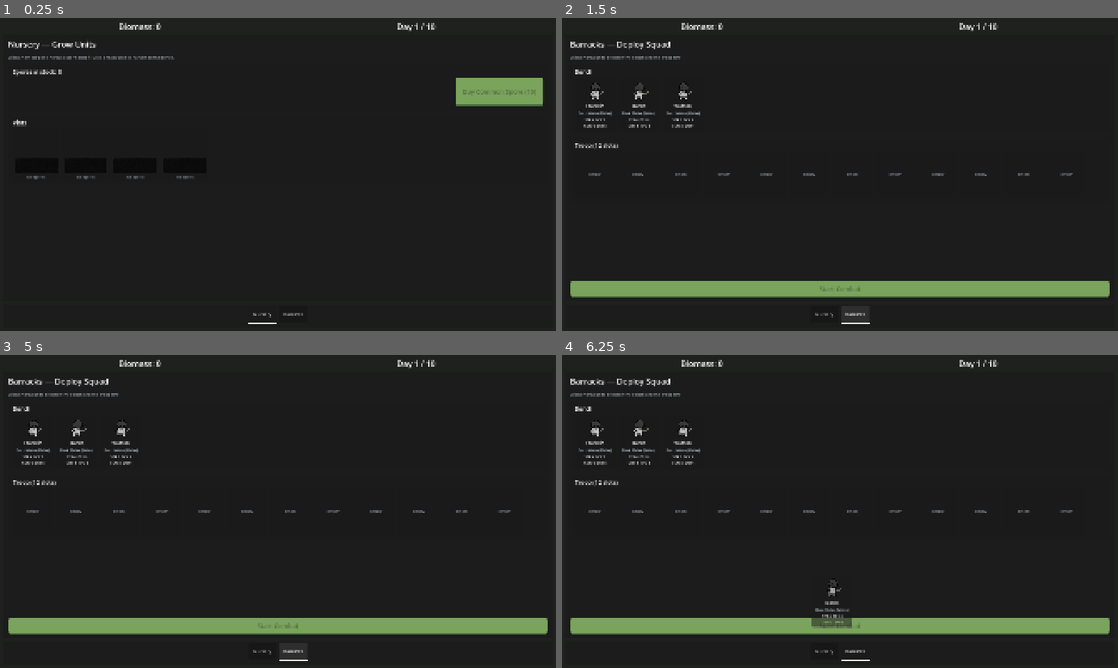
Above: before the commit, frames 1-4 (two rows, left to right).
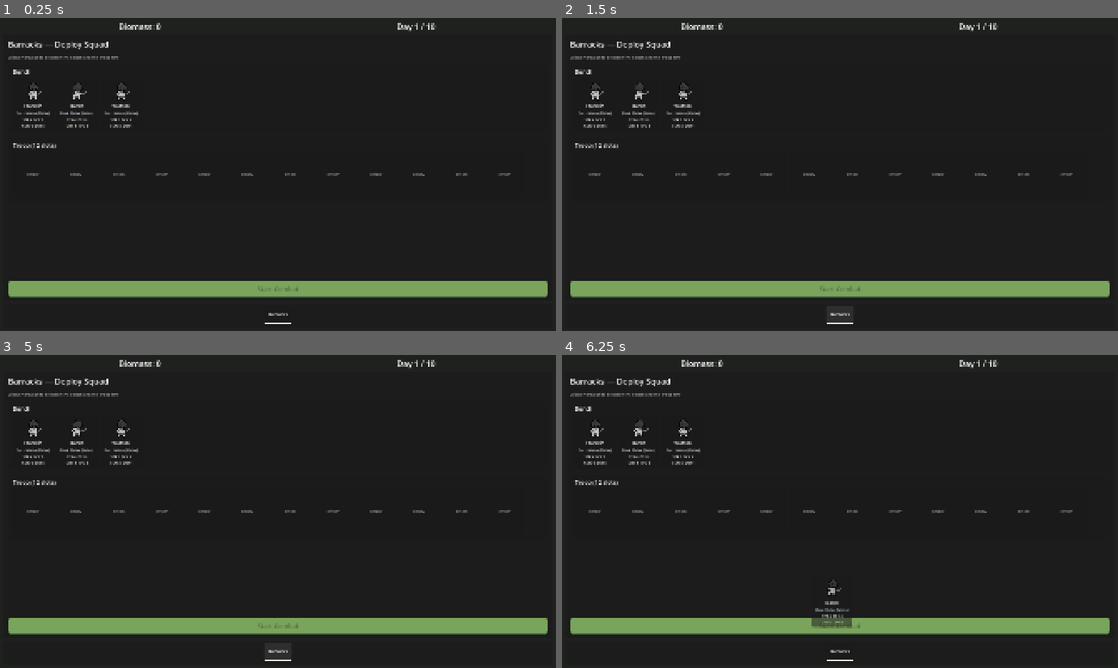
Above: after the commit, the same moments.

Repository: stonecauldron/mycelium-prototype
Game: Godot game, scene res://assets/base/base.tscn
The game is run twice, just before and just after one commit, with the same random seed, the same clock (stepped at 60 frames per second) and the same inputs.
Inputs (mouse positions are in pixels of both pictures, inside the frame that each line leads up to):
- Up to frame 1 (0.25 s): no input
- Up to frame 2 (1.5 s): click "Nursery" (after the commit: "Barracks") at 0.5 s; click "Barracks" at 1.25 s
- Up to frame 3 (5 s): click "Nursery" (after the commit: "Barracks") at 2 s; click "Barracks" at 2.75 s; click "Nursery" (after the commit: "Barracks") at 3.5 s; click "Barracks" at 4.25 s
- Up to frame 4 (6.25 s): drag from (595, 442) to (895, 442) at 5.02 s; drag from (639, 442) to (812, 574) at 5.77 s

The runs differ from the first frame. In frame 1, 8.2% of the frame differs, in the area x 1-99%, y 7-98%; in frame 2, 0.1%; in frame 3, 0.1%; in frame 4, 0.1%.

Commit message:
Open base on Barracks and unlock Nursery after the first battle.
Hide the Nursery tab until day 1 is cleared, keeping Barracks as the rightmost tab when both are shown.

Co-authored-by: Cursor <cursoragent@cursor.com>

Diff:
--- a/assets/autoload/game_state.gd
+++ b/assets/autoload/game_state.gd
@@ -16,6 +16,10 @@
 
 func has_won_run() -> bool:
 	return current_day >= WIN_DAYS
+
+
+func is_nursery_unlocked() -> bool:
+	return current_day >= 1
 
 
 func ensure_nursery_seeded() -> void:
--- a/assets/base/base.gd
+++ b/assets/base/base.gd
@@ -1,15 +1,16 @@
 extends Control
 
-enum TabId { NURSERY, BARRACKS }
+enum TabId { BARRACKS, NURSERY }
 
+## Left-to-right order; Barracks stays rightmost when Nursery is visible.
 const TAB_DEFS := [
-	{"id": TabId.NURSERY, "label": "Nursery", "enabled": true},
-	{"id": TabId.BARRACKS, "label": "Barracks", "enabled": true},
+	{"id": TabId.NURSERY, "label": "Nursery"},
+	{"id": TabId.BARRACKS, "label": "Barracks"},
 ]
 
 const SCREEN_SCENES := {
+	TabId.BARRACKS: preload("res://assets/base/troop_selection/troop_selection_screen.tscn"),
 	TabId.NURSERY: preload("res://assets/base/nursery/nursery_screen.tscn"),
-	TabId.BARRACKS: preload("res://assets/base/troop_selection/troop_selection_screen.tscn"),
 }
 
 @onready var _content_host: Control = %ContentHost
@@ -17,7 +18,7 @@
 @onready var _day_label: Label = %DayLabel
 @onready var _biomass_label: Label = %BiomassLabel
 
-var _current_tab: TabId = TabId.NURSERY
+var _current_tab: TabId = TabId.BARRACKS
 var _current_screen: BaseScreen
 var _tab_buttons: Dictionary = {}
 var _tab_underlines: Dictionary = {}
@@ -26,13 +27,21 @@
 func _ready() -> void:
 	_refresh_hud()
 	_build_tab_bar()
-	_select_tab(TabId.NURSERY)
+	_select_tab(TabId.BARRACKS)
 
 
 func _refresh_hud() -> void:
 	var day := clampi(GameState.get_upcoming_day(), 1, GameState.WIN_DAYS)
 	_day_label.text = "Day %d / %d" % [day, GameState.WIN_DAYS]
 	_biomass_label.text = "Biomass: %d" % GameState.biomass.amount
+
+
+func _is_tab_visible(tab_id: TabId) -> bool:
+	match tab_id:
+		TabId.NURSERY:
+			return GameState.is_nursery_unlocked()
+		_:
+			return true
 
 
 func _build_tab_bar() -> void:
@@ -43,6 +52,9 @@
 
 	for def in TAB_DEFS:
 		var tab_id: TabId = def["id"]
+		if not _is_tab_visible(tab_id):
+			continue
+
 		var column := VBoxContainer.new()
 		column.theme_type_variation = &"TabColumn"
 		column.size_flags_horizontal = Control.SIZE_SHRINK_CENTER
@@ -51,7 +63,6 @@
 		button.theme_type_variation = &"NavButton"
 		button.text = str(def["label"])
 		button.custom_minimum_size = Vector2(96, 56)
-		button.disabled = not bool(def["enabled"])
 		button.focus_mode = Control.FOCUS_NONE
 		button.pressed.connect(_select_tab.bind(tab_id))
 		column.add_child(button)
@@ -68,6 +79,8 @@
 
 
 func _select_tab(tab_id: TabId) -> void:
+	if not _is_tab_visible(tab_id):
+		return
 	_current_tab = tab_id
 	_update_tab_visuals()
 	_show_screen_for_tab(tab_id)
@@ -80,8 +93,6 @@
 		var button: Button = _tab_buttons[tab_id]
 		if tab_id == _current_tab:
 			button.modulate = Color(1, 1, 1, 1)
-		elif button.disabled:
-			button.modulate = Color(0.55, 0.55, 0.55, 1)
 		else:
 			button.modulate = Color(0.8, 0.8, 0.8, 1)
 
